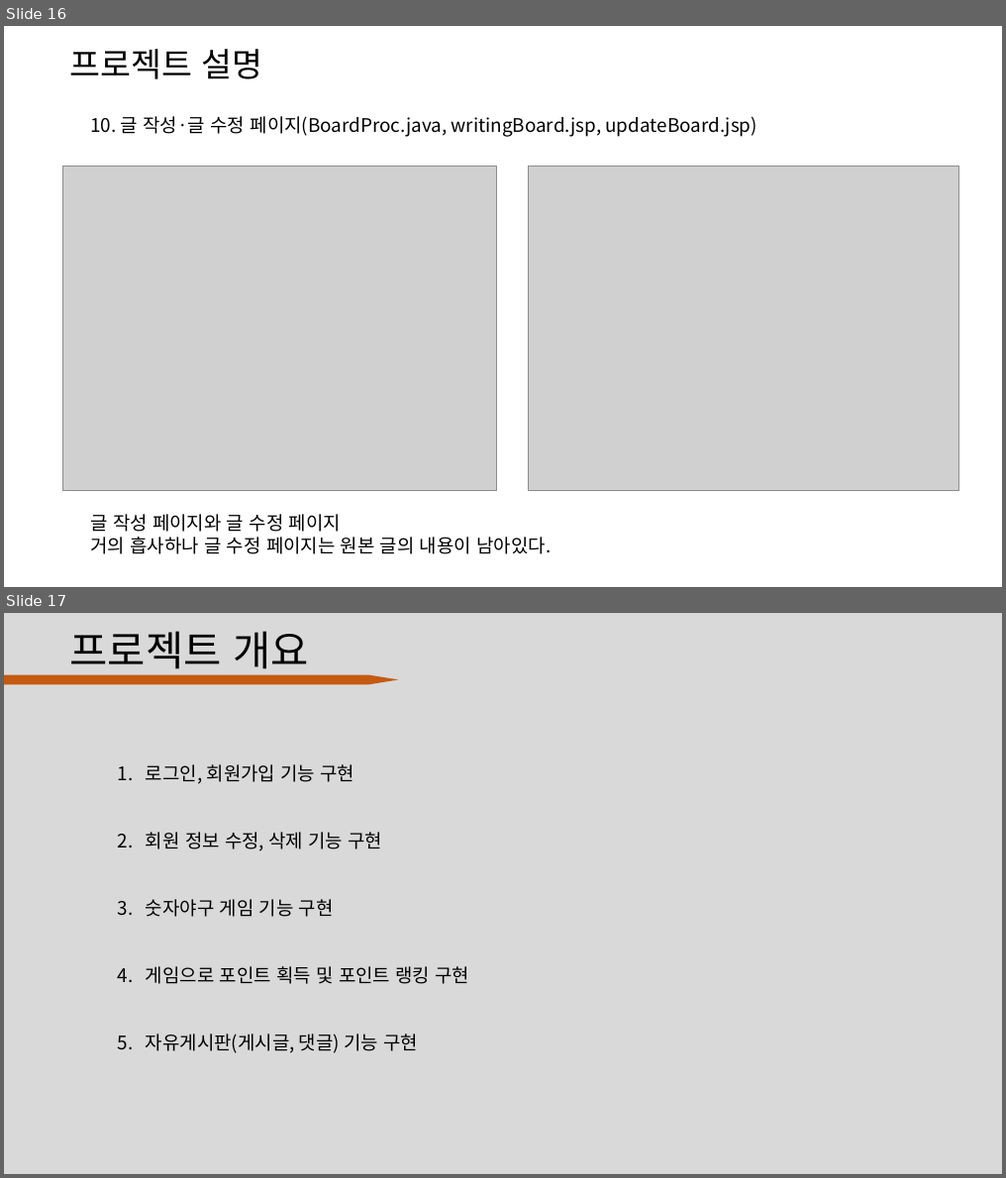
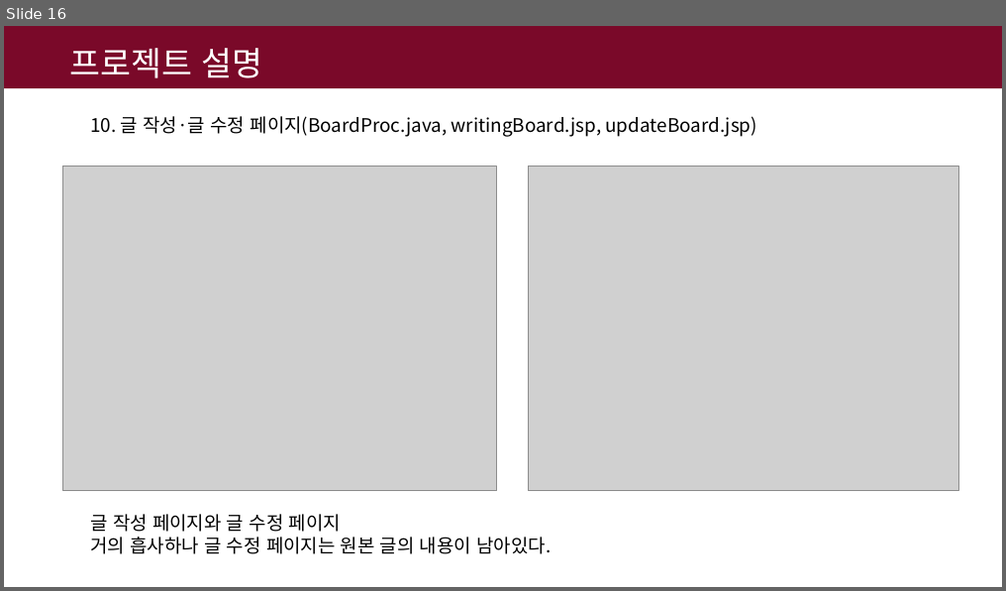
Before and after one commit to DevDogFe/baseball, a slide deck: 숫자 야구.pptx. Shown one above the other, each under a label of ours: slides 16 and 17 before the commit, slide 16 after it. The pictures are 1006x1178 and 1006x591 pixels, drawn with LibreOffice and Linux fonts; fonts in the diff are those of the drawing; grey boxes stand for pictures. Boxes give left, top, right and bottom in pixels: in the first picture for what was removed or moved away, otherwise in the second. Text is boxed around its words. In the diff, an @@ line names an element or a change of style, - is before the commit and + after.

```diff
--- a/숫자 야구.pptx
+++ b/숫자 야구.pptx
@@ slide 17 removed at <box>4,613,1002,1174</box>, background #D9D9D9 @@
@@ title removed at <box>70,631,309,676</box> @@
-프로젝트 개요
@@ rectangle removed at <box>4,675,368,685</box> @@
@@ triangle removed at <box>369,674,399,684</box> @@
@@ text removed at <box>146,764,470,1054</box> @@
-1. 로그인, 회원가입 기능 구현
-2. 회원 정보 수정, 삭제 기능 구현
-3. 숫자야구 게임 기능 구현
-4. 게임으로 포인트 획득 및 포인트 랭킹 구현
-5. 자유게시판(게시글, 댓글) 기능 구현
@@ slide 16 changed as well @@
@@ rectangle added at <box>4,26,1002,89</box>, fill #7A0929 @@
@@ text "프로젝트 설명" at <box>70,48,263,78</box>: text colour #000000 to #FFFFFF @@
```
Also in this commit, not shown: 14 other slides changed, 1 other file.
